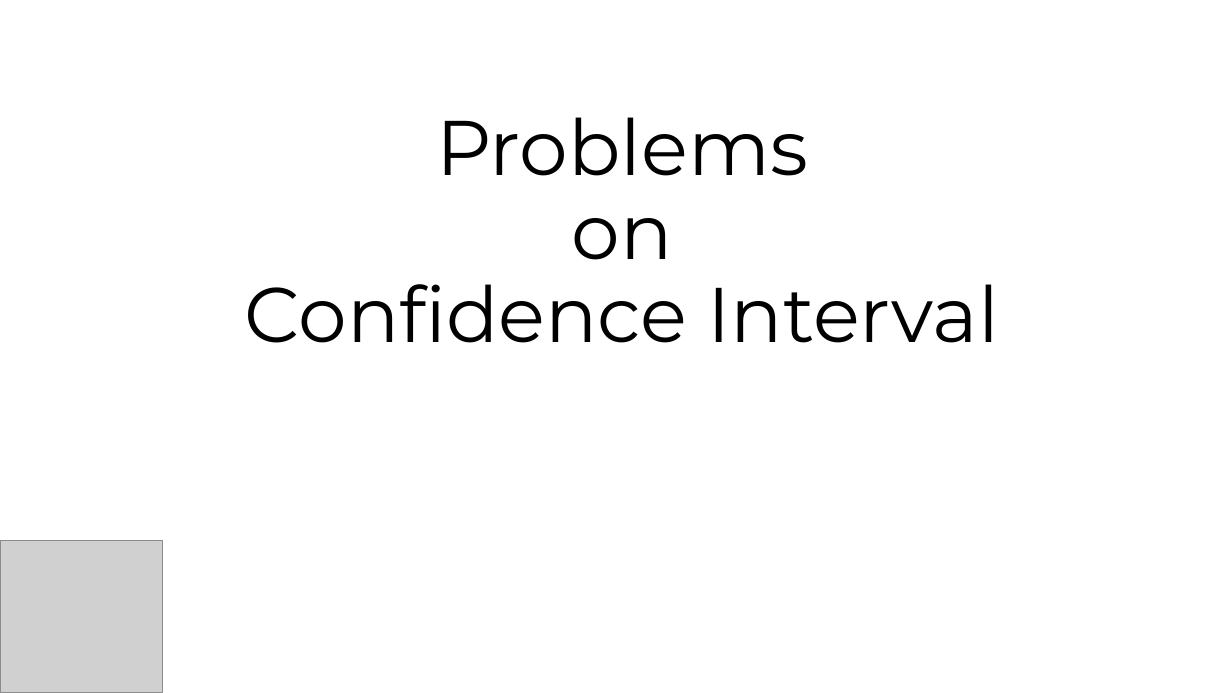
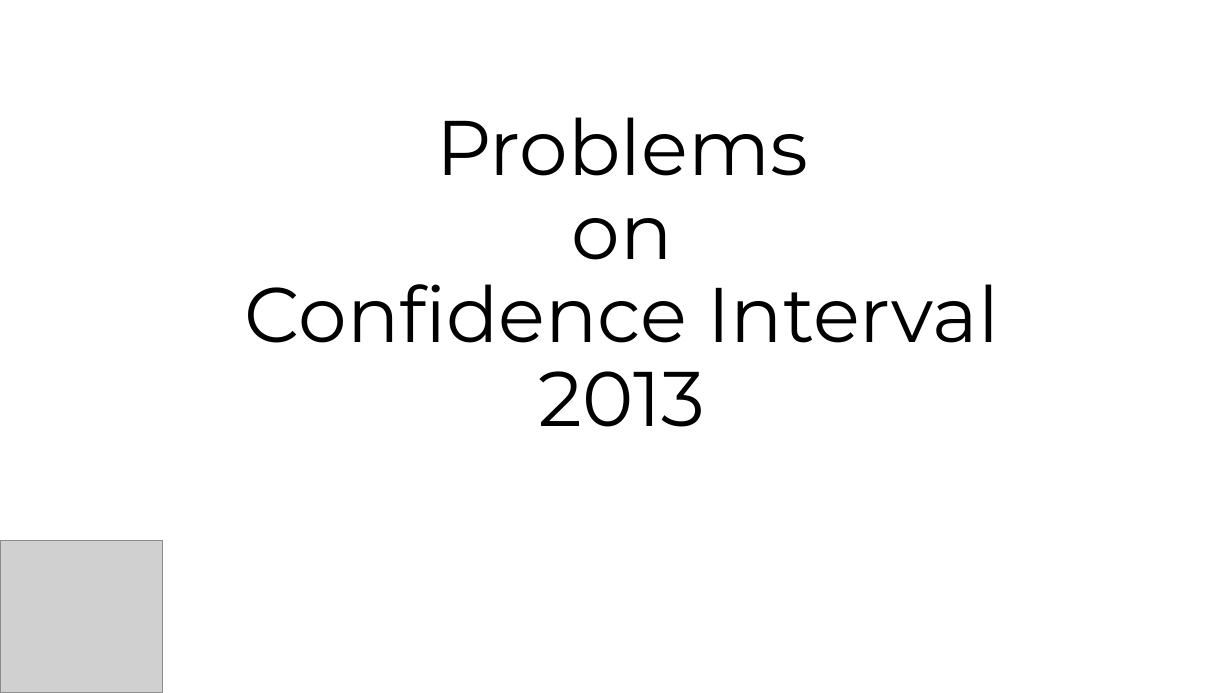
Before and after one commit to SungchulLee/statistics, a slide deck: slide 1 of 신뢰구간 임용고시 2013.pptx. Drawn at 1232x693 pixels with LibreOffice and Linux fonts; fonts in the diff are those of the drawing; grey boxes stand for pictures. Boxes give left, top, right and bottom in pixels: in the first picture for what was removed or moved away, otherwise in the second. Text is boxed around its words. In the diff, an @@ line names an element or a change of style, - is before the commit and + after.

Commit message:
update link

```diff
--- a/신뢰구간 임용고시 2013.pptx
+++ b/신뢰구간 임용고시 2013.pptx
@@ title at [245, 117, 999, 427]: text changed @@
-Problems
-on
-Confidence Interval
+Problems
+on
+Confidence Interval
+2013
```
